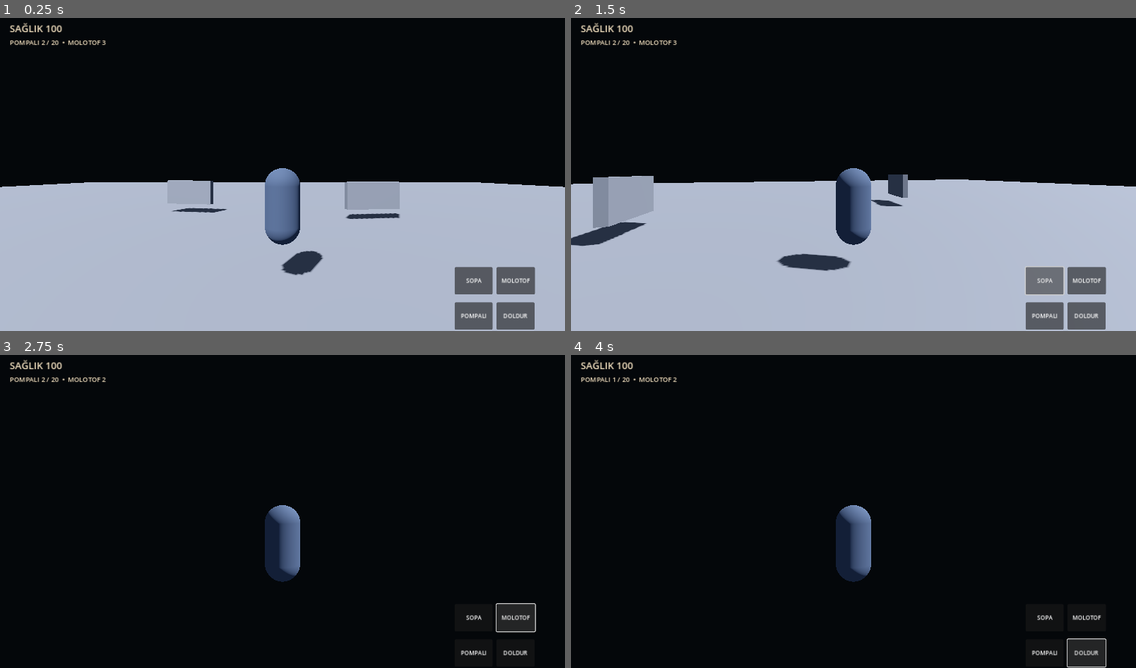
Above: before the commit, frames 1-4 (two rows, left to right).
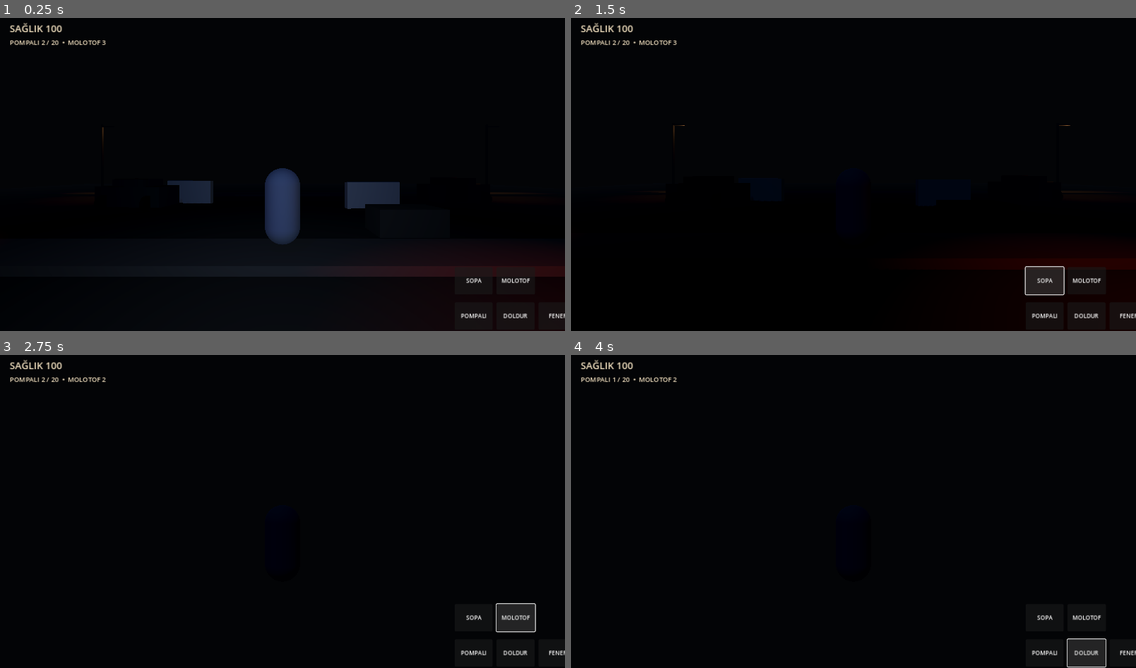
Above: after the commit, the same moments.

Repository: FatihKoc81/RESET-NIGHT
Game: Godot game, scene res://scenes/Main.tscn
Two runs of this game, one before a commit and one after it. Both use one fixed random seed, a clock stepped at 60 frames per second and the inputs below.
Inputs (mouse positions are in pixels of both pictures, inside the frame that each line leads up to):
- Up to frame 1 (0.25 s): no input
- Up to frame 2 (1.5 s): click (1130, 315) at 0.5 s, where only the run after the commit has a clickable "FENER"; click "SOPA" at 1.25 s
- Up to frame 3 (2.75 s): click "MOLOTOF" at 2 s
- Up to frame 4 (4 s): click "POMPALI" at 2.75 s; click "DOLDUR" at 3.5 s

The runs differ from the first frame. In frame 1, 47% of the frame differs, in the area x 0-100%, y 34-100%; in frame 2, 48%; in frame 3, 1.4%; in frame 4, 1.4%.

Commit message:
Add 3D night map, flashlight shadows and stealth enemy detection

Diff:
--- a/godot/project.godot
+++ b/godot/project.godot
@@ -27,3 +27,4 @@
 throw_molotov={"deadzone":0.2,"events":[Object(InputEventKey,"physical_keycode":81)]}
 fire_shotgun={"deadzone":0.2,"events":[Object(InputEventKey,"physical_keycode":70)]}
 reload={"deadzone":0.2,"events":[Object(InputEventKey,"physical_keycode":82)]}
+toggle_flashlight={"deadzone":0.2,"events":[Object(InputEventKey,"physical_keycode":76)]}
--- a/godot/scenes/Main.tscn
+++ b/godot/scenes/Main.tscn
@@ -1,38 +1,31 @@
-[gd_scene load_steps=8 format=3]
+[gd_scene load_steps=7 format=3]
 
 [ext_resource type="PackedScene" path="res://scenes/Player.tscn" id="1_player"]
 [ext_resource type="Script" path="res://scripts/enemy_spawner.gd" id="2_spawner"]
 [ext_resource type="Script" path="res://scripts/hud.gd" id="3_hud"]
 [ext_resource type="Script" path="res://scripts/barricade_spawner.gd" id="4_barricades"]
+[ext_resource type="PackedScene" path="res://scenes/maps/MapBase.tscn" id="5_map"]
 
 [sub_resource type="Environment" id="Environment_world"]
 background_mode = 1
-background_color = Color(0.018, 0.026, 0.04, 1)
+background_color = Color(0.012, 0.016, 0.025, 1)
 ambient_light_source = 3
-ambient_light_color = Color(0.32, 0.38, 0.5, 1)
-ambient_light_energy = 0.7
+ambient_light_color = Color(0.12, 0.15, 0.21, 1)
+ambient_light_energy = 0.12
 tonemap_mode = 2
-
-[sub_resource type="PlaneMesh" id="GroundMesh"]
-size = Vector2(2, 2)
-
-[sub_resource type="BoxShape3D" id="GroundShape"]
-size = Vector3(100, 1, 100)
+fog_enabled = true
+fog_light_color = Color(0.035, 0.045, 0.065, 1)
+fog_density = 0.012
 
 [node name="Main" type="Node3D"]
 [node name="WorldEnvironment" type="WorldEnvironment" parent="."]
 environment = SubResource("Environment_world")
-[node name="DirectionalLight3D" type="DirectionalLight3D" parent="."]
+[node name="MoonLight" type="DirectionalLight3D" parent="."]
 rotation_degrees = Vector3(-52, -28, 0)
-light_energy = 0.65
+light_color = Color(0.28, 0.36, 0.55, 1)
+light_energy = 0.08
 shadow_enabled = true
-[node name="Ground" type="StaticBody3D" parent="."]
-position = Vector3(0, -0.55, 0)
-[node name="Mesh" type="MeshInstance3D" parent="Ground"]
-mesh = SubResource("GroundMesh")
-scale = Vector3(50, 1, 50)
-[node name="CollisionShape3D" type="CollisionShape3D" parent="Ground"]
-shape = SubResource("GroundShape")
+[node name="MapBase" parent="." instance=ExtResource("5_map")]
 [node name="Player" parent="." instance=ExtResource("1_player")]
 position = Vector3(0, 1, 0)
 [node name="EnemySpawner" type="Node3D" parent="."]
--- a/godot/scenes/Player.tscn
+++ b/godot/scenes/Player.tscn
@@ -1,6 +1,7 @@
-[gd_scene load_steps=5 format=3]
+[gd_scene load_steps=6 format=3]
 
 [ext_resource type="Script" path="res://scripts/player.gd" id="1_player"]
+[ext_resource type="Script" path="res://scripts/flashlight.gd" id="2_flashlight"]
 
 [sub_resource type="CapsuleShape3D" id="Capsule_player"]
 radius = 0.42
@@ -31,3 +32,10 @@
 [node name="Camera3D" type="Camera3D" parent="SpringArm3D"]
 current = true
 fov = 72.0
+[node name="Flashlight" type="SpotLight3D" parent="SpringArm3D/Camera3D"]
+rotation_degrees = Vector3(0, 0, 0)
+light_energy = 1.5
+spot_range = 24.0
+spot_angle = 90.0
+shadow_enabled = true
+script = ExtResource("2_flashlight")
--- /dev/null
+++ b/godot/scenes/maps/MapBase.tscn
@@ -0,0 +1,20 @@
+[gd_scene load_steps=2 format=3]
+
+[ext_resource type="Script" path="res://scripts/map_environment.gd" id="1_map"]
+
+[node name="MapBase" type="Node3D"]
+script = ExtResource("1_map")
+
+[node name="GroundTiles" type="Node3D" parent="."]
+
+[node name="EnvironmentProps" type="Node3D" parent="."]
+
+[node name="SpawnPoints" type="Node3D" parent="."]
+
+[node name="PlayerSpawn" type="Marker3D" parent="SpawnPoints"]
+position = Vector3(0, 0.2, 0)
+
+[node name="EnemySpawn_Scavenger" type="Marker3D" parent="SpawnPoints"]
+position = Vector3(16, 0.2, -14)
+
+[node name="NavigationRegion3D" type="NavigationRegion3D" parent="."]
--- a/godot/scripts/enemy.gd
+++ b/godot/scripts/enemy.gd
@@ -2,9 +2,12 @@
 
 @export var health := 60.0
 @export var walk_speed := 2.0
+@export var base_detection_range := 10.0
 var target: Node3D
 var attack_cooldown := 0.0
 var stun_time := 0.0
+var wander_direction := Vector3.ZERO
+var wander_timer := 0.0
 
 func _ready() -> void:
     add_to_group("enemies")
@@ -13,6 +16,7 @@
 func _physics_process(delta: float) -> void:
     attack_cooldown = maxf(0.0, attack_cooldown - delta)
     stun_time = maxf(0.0, stun_time - delta)
+    wander_timer -= delta
     if not is_instance_valid(target):
         target = get_tree().get_first_node_in_group("player")
         return
@@ -22,22 +26,47 @@
     else:
         var offset := target.global_position - global_position
         offset.y = 0.0
-        if offset.length() > 1.35:
+        var detection_range := base_detection_range
+        if target.get("flashlight_on"):
+            detection_range *= 1.8
+        var can_see_player := offset.length() <= detection_range and _has_line_of_sight()
+        if can_see_player:
             var direction := offset.normalized()
-            velocity.x = direction.x * walk_speed
-            velocity.z = direction.z * walk_speed
-            rotation.y = atan2(-direction.x, -direction.z)
+            if offset.length() > 1.35:
+                velocity.x = direction.x * walk_speed
+                velocity.z = direction.z * walk_speed
+                rotation.y = atan2(-direction.x, -direction.z)
+            else:
+                velocity.x = 0.0
+                velocity.z = 0.0
+                if attack_cooldown <= 0.0:
+                    attack_cooldown = 1.25
+                    target.take_damage(8.0)
         else:
-            velocity.x = 0.0
-            velocity.z = 0.0
-            if attack_cooldown <= 0.0:
-                attack_cooldown = 1.25
-                target.take_damage(8.0)
+            _wander(delta)
     if not is_on_floor():
         velocity.y -= 20.0 * delta
     else:
         velocity.y = 0.0
     move_and_slide()
+
+func _has_line_of_sight() -> bool:
+    var from := global_position + Vector3.UP * 1.25
+    var to := target.global_position + Vector3.UP * 1.0
+    var query := PhysicsRayQueryParameters3D.create(from, to)
+    query.exclude = [get_rid()]
+    var result := get_world_3d().direct_space_state.intersect_ray(query)
+    return result.is_empty() or result.collider == target
+
+func _wander(delta: float) -> void:
+    if wander_timer <= 0.0:
+        wander_timer = randf_range(1.5, 3.5)
+        var angle := randf() * TAU
+        wander_direction = Vector3(cos(angle), 0, sin(angle))
+    velocity.x = wander_direction.x * walk_speed * 0.35
+    velocity.z = wander_direction.z * walk_speed * 0.35
+    if wander_direction.length() > 0.1:
+        rotation.y = atan2(-wander_direction.x, -wander_direction.z)
 
 func take_damage(amount: float) -> void:
     health -= amount
--- /dev/null
+++ b/godot/scripts/flashlight.gd
@@ -0,0 +1,21 @@
+extends SpotLight3D
+## Player-mounted 90-degree cone flashlight.
+
+@export var flashlight_energy := 1.5
+@export var flashlight_range := 24.0
+var is_on := true
+
+func _ready() -> void:
+    light_energy = flashlight_energy
+    spot_angle = 90.0
+    spot_range = flashlight_range
+    shadow_enabled = true
+    light_color = Color(0.78, 0.86, 1.0)
+    set_enabled(true)
+
+func toggle() -> void:
+    set_enabled(not is_on)
+
+func set_enabled(value: bool) -> void:
+    is_on = value
+    visible = value
--- a/godot/scripts/hud.gd
+++ b/godot/scripts/hud.gd
@@ -25,6 +25,7 @@
     _make_action(root, "MOLOTOF", Vector2(-155, -145), "throw_molotov")
     _make_action(root, "POMPALI", Vector2(-250, -65), "fire_shotgun")
     _make_action(root, "DOLDUR", Vector2(-155, -65), "reload_shotgun")
+    _make_action(root, "FENER", Vector2(-60, -65), "toggle_flashlight")
     root.gui_input.connect(_on_root_input)
 
 func _label(parent: Control, text_value: String, pos: Vector2, size: Vector2, font_size: int) -> Label:
--- /dev/null
+++ b/godot/scripts/map_environment.gd
@@ -0,0 +1,192 @@
+extends Node3D
+## RESET NIGHT procedural 3D street kit. Primitive meshes are placeholders for final art assets.
+
+var asphalt: StandardMaterial3D
+var sidewalk: StandardMaterial3D
+var concrete: StandardMaterial3D
+var brick: StandardMaterial3D
+var metal: StandardMaterial3D
+var car_paint: StandardMaterial3D
+var warm_glow: StandardMaterial3D
+
+func _ready() -> void:
+    _make_materials()
+    _build_ground()
+    _build_street_props()
+    _build_walls_and_fences()
+
+func _make_materials() -> void:
+    asphalt = _mat(Color(0.055, 0.063, 0.073), 0.95)
+    sidewalk = _mat(Color(0.19, 0.20, 0.21), 0.9)
+    concrete = _mat(Color(0.12, 0.13, 0.14), 0.9)
+    brick = _mat(Color(0.19, 0.105, 0.085), 0.95)
+    metal = _mat(Color(0.095, 0.11, 0.12), 0.72, 0.45)
+    car_paint = _mat(Color(0.12, 0.16, 0.17), 0.82, 0.2)
+    warm_glow = _mat(Color(0.8, 0.24, 0.045), 0.5, 0.0, true)
+
+func _mat(color: Color, rough: float, metallic: float = 0.0, emission: bool = false) -> StandardMaterial3D:
+    var material := StandardMaterial3D.new()
+    material.albedo_color = color
+    material.roughness = rough
+    material.metallic = metallic
+    if emission:
+        material.emission_enabled = true
+        material.emission = color
+        material.emission_energy_multiplier = 1.4
+    return material
+
+func _build_ground() -> void:
+    _box(null, Vector3(0, -0.42, 0), Vector3(70, 0.8, 70), asphalt, false)
+    _box(null, Vector3(0, 0.015, -7.0), Vector3(70, 0.08, 12), asphalt, false)
+    _box(null, Vector3(0, 0.08, -14.0), Vector3(70, 0.22, 1.8), sidewalk, true)
+    _box(null, Vector3(0, 0.08, 0.0), Vector3(70, 0.22, 1.8), sidewalk, true)
+    _box(null, Vector3(0, 0.08, 7.0), Vector3(70, 0.22, 1.8), sidewalk, true)
+    _box(null, Vector3(0, 0.08, 14.0), Vector3(70, 0.22, 1.8), sidewalk, true)
+    # Cracked road markings and broken pavement strips.
+    for i in range(12):
+        var x := -28.0 + float(i) * 5.0
+        _box(null, Vector3(x, 0.025, -7.0), Vector3(0.12, 0.025, 0.75), concrete, false)
+    for i in range(8):
+        var x := -25.0 + float(i) * 7.0
+        _box(null, Vector3(x, 0.025, 0.0), Vector3(0.08, 0.025, 0.45), concrete, false)
+
+func _build_street_props() -> void:
+    _car_wreck(Vector3(-8, 0, -7), -0.12)
+    _car_wreck(Vector3(11, 0, -9), 0.18)
+    _street_lamp(Vector3(-15, 0, -13))
+    _street_lamp(Vector3(17, 0, -13))
+    _street_lamp(Vector3(-18, 0, 8))
+    _burning_barrel(Vector3(5, 0, 5))
+    _burning_barrel(Vector3(-12, 0, 3))
+
+func _build_walls_and_fences() -> void:
+    for i in range(5):
+        _box(null, Vector3(-25.0 + float(i) * 2.0, 0.8, 15.0), Vector3(1.95, 1.6, 0.45), brick, true)
+    _fence(Vector3(22, 0, 4), 10.0)
+    _fence(Vector3(-22, 0, -5), 8.0)
+    # Debris piles give the street cover and break up long sight lines.
+    _box(null, Vector3(4, 0.45, -2), Vector3(2.1, 0.9, 1.2), concrete, true)
+    _box(null, Vector3(-3, 0.35, 9), Vector3(1.5, 0.7, 1.0), concrete, true)
+
+func _box(parent: Node, pos: Vector3, size: Vector3, material: Material, collision: bool) -> StaticBody3D:
+    var body := StaticBody3D.new()
+    body.position = pos
+    if parent:
+        parent.add_child(body)
+    else:
+        $EnvironmentProps.add_child(body)
+    var mesh_instance := MeshInstance3D.new()
+    var mesh := BoxMesh.new()
+    mesh.size = size
+    mesh_instance.mesh = mesh
+    mesh_instance.material_override = material
+    body.add_child(mesh_instance)
+    if collision:
+        var shape_node := CollisionShape3D.new()
+        var shape := BoxShape3D.new()
+        shape.size = size
+        shape_node.shape = shape
+        body.add_child(shape_node)
+    return body
+
+func _cylinder(parent: Node, pos: Vector3, radius: float, height: float, material: Material, collision: bool = false) -> StaticBody3D:
+    var body := StaticBody3D.new()
+    body.position = pos
+    parent.add_child(body)
+    var mesh_instance := MeshInstance3D.new()
+    var mesh := CylinderMesh.new()
+    mesh.top_radius = radius
+    mesh.bottom_radius = radius
+    mesh.height = height
+    mesh_instance.mesh = mesh
+    mesh_instance.material_override = material
+    body.add_child(mesh_instance)
+    if collision:
+        var shape_node := CollisionShape3D.new()
+        var shape := CylinderShape3D.new()
+        shape.radius = radius
+        shape.height = height
+        shape_node.shape = shape
+        body.add_child(shape_node)
+    return body
+
+func _car_wreck(pos: Vector3, angle: float) -> void:
+    var root := StaticBody3D.new()
+    root.position = pos
+    root.rotation.y = angle
+    $EnvironmentProps.add_child(root)
+    _add_box_mesh(root, Vector3(0, 0.75, 0), Vector3(3.7, 1.05, 1.75), car_paint, true)
+    _add_box_mesh(root, Vector3(0, 1.35, 0), Vector3(1.8, 0.65, 1.55), concrete, false)
+    for x in [-1.25, 1.25]:
+        for z in [-0.92, 0.92]:
+            var wheel := MeshInstance3D.new()
+            var wheel_mesh := CylinderMesh.new()
+            wheel_mesh.top_radius = 0.42
+            wheel_mesh.bottom_radius = 0.42
+            wheel_mesh.height = 0.24
+            wheel.mesh = wheel_mesh
+            wheel.material_override = metal
+            wheel.position = Vector3(x, 0.42, z)
+            wheel.rotation.z = PI / 2
+            root.add_child(wheel)
+
+func _add_box_mesh(parent: Node, pos: Vector3, size: Vector3, material: Material, collision: bool) -> void:
+    var mesh_instance := MeshInstance3D.new()
+    var mesh := BoxMesh.new()
+    mesh.size = size
+    mesh_instance.mesh = mesh
+    mesh_instance.material_override = material
+    mesh_instance.position = pos
+    parent.add_child(mesh_instance)
+    if collision:
+        var shape_node := CollisionShape3D.new()
+        var shape := BoxShape3D.new()
+        shape.size = size
+        shape_node.shape = shape
+        shape_node.position = pos
+        parent.add_child(shape_node)
+
+func _street_lamp(pos: Vector3) -> void:
+    var root := Node3D.new()
+    root.position = pos
+    $EnvironmentProps.add_child(root)
+    _cylinder(root, Vector3(0, 3.0, 0), 0.09, 6.0, metal, true)
+    _box(root, Vector3(0.48, 5.85, 0), Vector3(1.0, 0.12, 0.16), metal, false)
+    var lamp := OmniLight3D.new()
+    lamp.position = Vector3(0.85, 5.6, 0)
+    lamp.light_color = Color(1.0, 0.68, 0.38)
+    lamp.light_energy = 1.15
+    lamp.omni_range = 9.0
+    lamp.shadow_enabled = true
+    root.add_child(lamp)
+
+func _burning_barrel(pos: Vector3) -> void:
+    var root := Node3D.new()
+    root.position = pos
+    $EnvironmentProps.add_child(root)
+    _cylinder(root, Vector3(0, 0.55, 0), 0.42, 1.1, metal, true)
+    var flame := MeshInstance3D.new()
+    var flame_mesh := SphereMesh.new()
+    flame_mesh.radius = 0.28
+    flame_mesh.height = 0.8
+    flame.mesh = flame_mesh
+    flame.material_override = warm_glow
+    flame.position = Vector3(0, 1.25, 0)
+    root.add_child(flame)
+    var light := OmniLight3D.new()
+    light.position = Vector3(0, 1.4, 0)
+    light.light_color = Color(1.0, 0.28, 0.07)
+    light.light_energy = 2.0
+    light.omni_range = 7.0
+    light.shadow_enabled = true
+    root.add_child(light)
+
+func _fence(pos: Vector3, length: float) -> void:
+    var root := Node3D.new()
+    root.position = pos
+    $EnvironmentProps.add_child(root)
+    var count := int(length / 2.0)
+    for i in range(count + 1):
+        _cylinder(root, Vector3(float(i) * 2.0, 1.25, 0), 0.055, 2.5, metal, true)
+    _box(root, Vector3(length * 0.5, 0.25, 0), Vector3(length, 0.07, 0.07), metal, false)
+    _box(root, Vector3(length * 0.5, 2.35, 0), Vector3(length, 0.07, 0.07), metal, false)
--- a/godot/scripts/player.gd
+++ b/godot/scripts/player.gd
@@ -18,13 +18,16 @@
 var invulnerable := 0.0
 var yaw := 0.0
 var hud: Node
+var flashlight_on := true
 
 @onready var camera: Camera3D = $SpringArm3D/Camera3D
+@onready var flashlight: SpotLight3D = $SpringArm3D/Camera3D/Flashlight
 
 func _ready() -> void:
     add_to_group("player")
     health = max_health
     call_deferred("_find_hud")
+    flashlight_on = flashlight.is_on
     Input.mouse_mode = Input.MOUSE_MODE_CAPTURED
 
 func _find_hud() -> void:
@@ -71,6 +74,13 @@
         fire_shotgun()
     if Input.is_action_just_pressed("reload"):
         reload_shotgun()
+    if Input.is_action_just_pressed("toggle_flashlight"):
+        toggle_flashlight()
+
+func toggle_flashlight() -> void:
+    flashlight.toggle()
+    flashlight_on = flashlight.is_on
+    _notify("Fener açık — düşman görüşü arttı" if flashlight_on else "Fener kapalı — gizlilik aktif")
 
 func use_bat() -> void:
     if bat_timer > 0.0:
